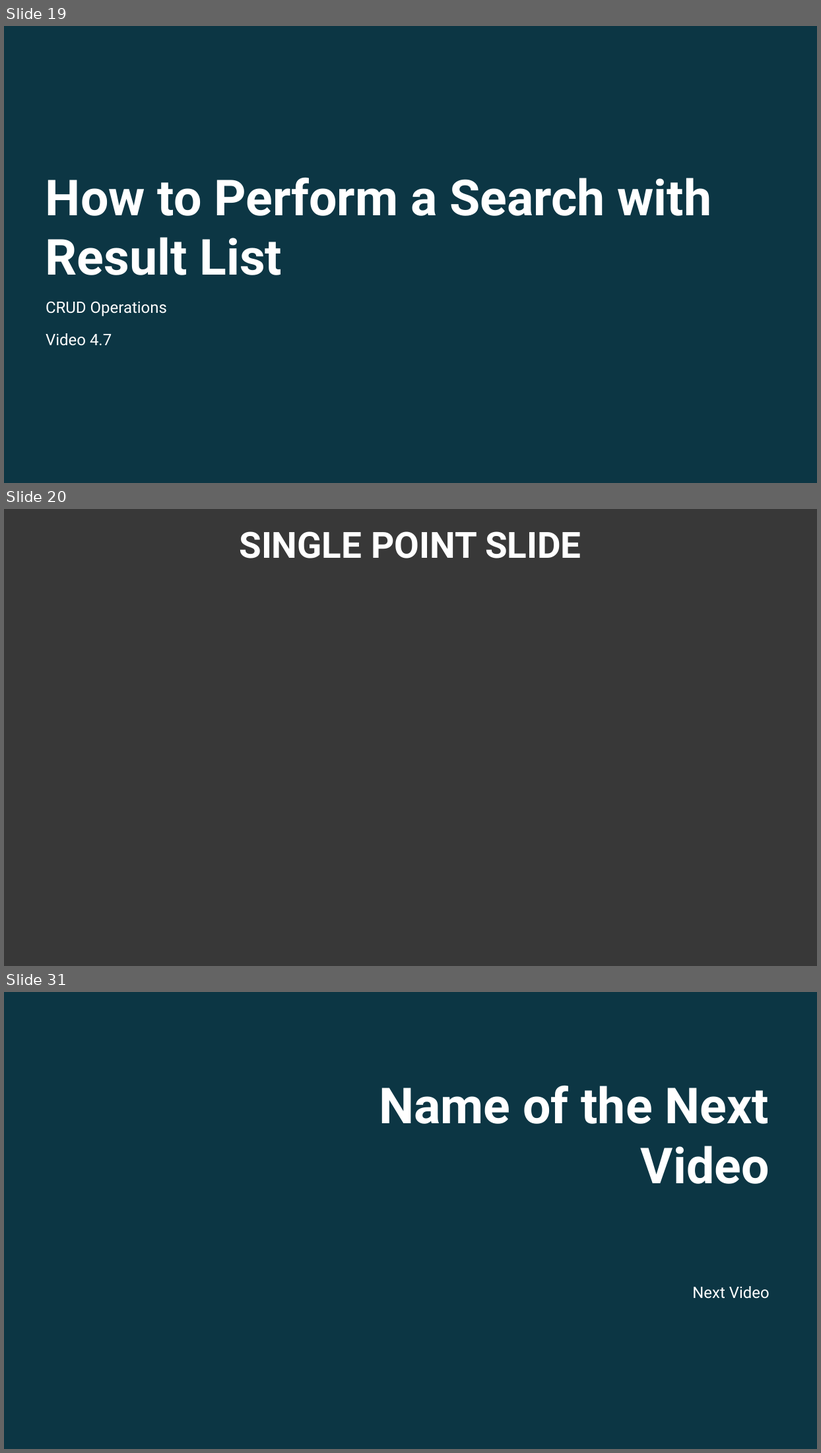
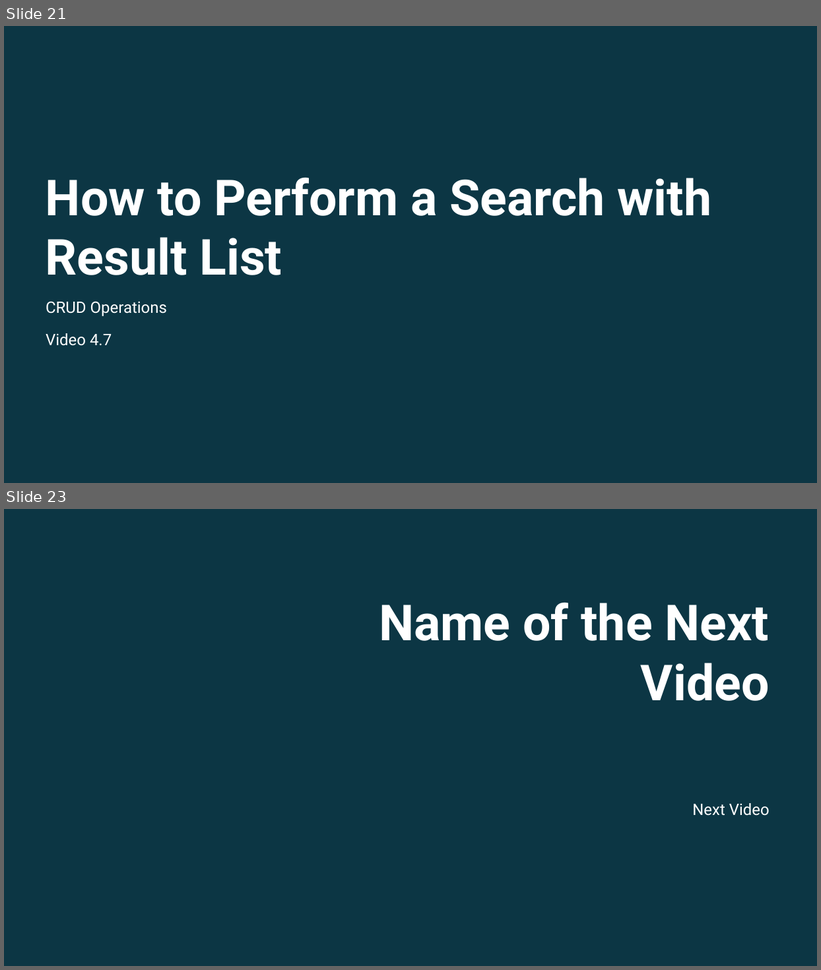
Before and after one commit to twalkerb/Entity-foundation-.NET-6, a slide deck: Sections/Section 4/Entity Fundamentals Using .NET 6_Section 4.pptx. Shown one above the other, each under a label of ours: slides 19, 20 and 31 before the commit, slides 21 and 23 after it; the slides between them are not shown. The pictures are 821x1453 and 821x970 pixels, drawn with LibreOffice and Linux fonts; fonts in the diff are those of the drawing; background and template pictures are left out; a plain dark background stands for a picture behind light text. Boxes give left, top, right and bottom in pixels: in the first picture for what was removed or moved away, otherwise in the second. Text is boxed around its words. In the diff, an @@ line names an element or a change of style, - is before the commit and + after.

```diff
--- a/Sections/Section 4/Entity Fundamentals Using .NET 6_Section 4.pptx
+++ b/Sections/Section 4/Entity Fundamentals Using .NET 6_Section 4.pptx
@@ slide 20 removed at (4,509,817,966), background picture (left out) @@
@@ rectangle removed at (4,509,817,966) @@
@@ text removed at (239,531,582,559) @@
-SINGLE POINT SLIDE
@@ what was slide 19 is now slide 21 @@
@@ what was slide 31 is now slide 23 @@
```
Also in this commit, not shown: 1 slide changed, 3 slides added, 10 other slides removed, 17 other files.
